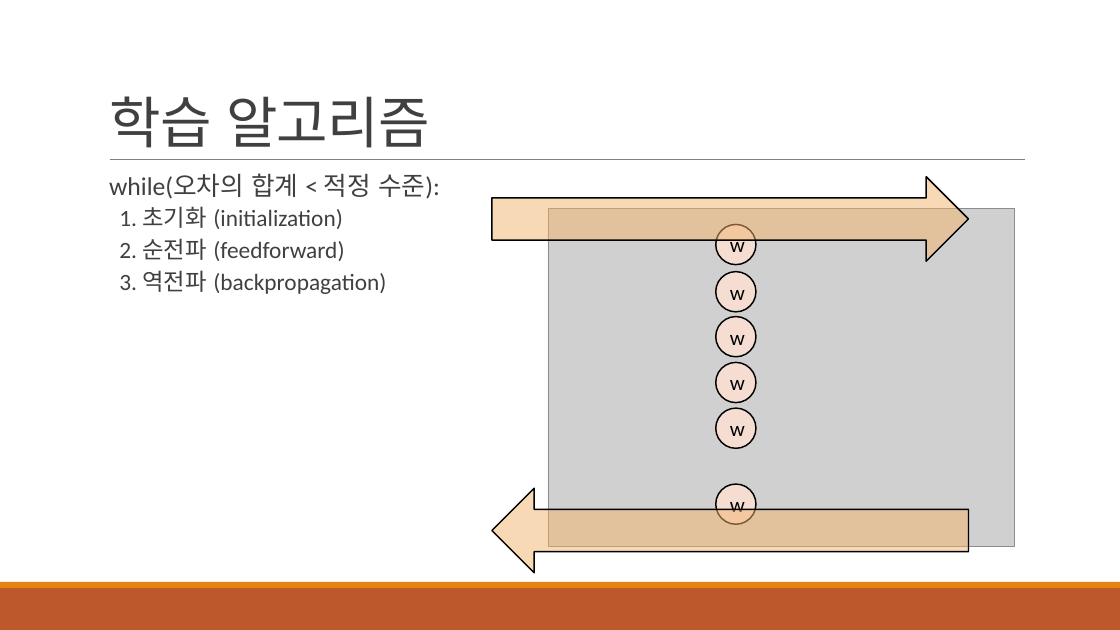
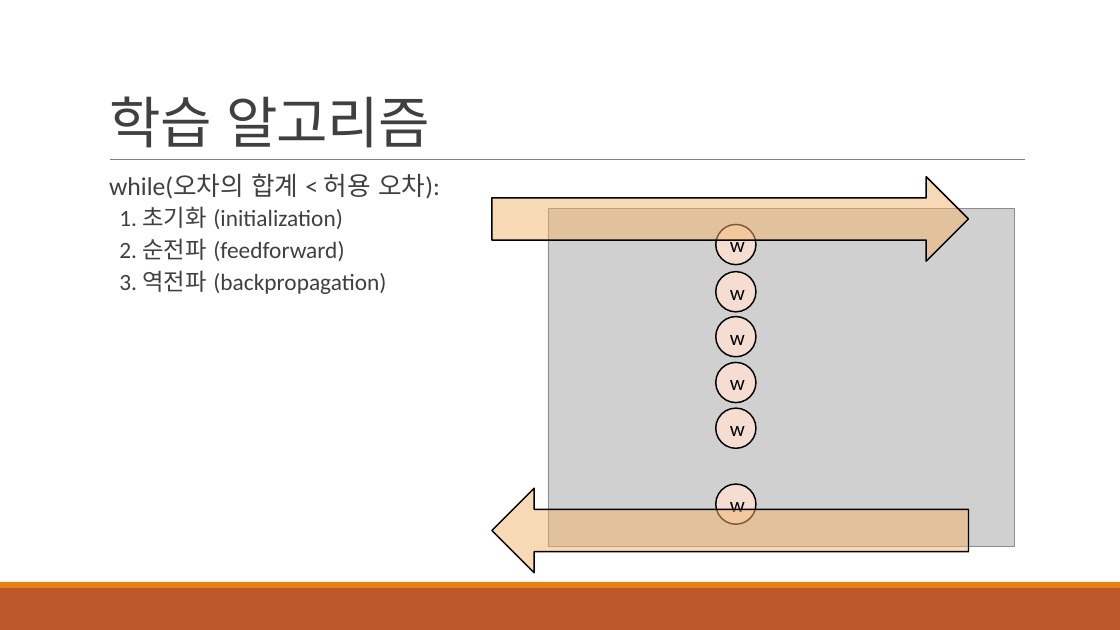
Before and after one commit to HYU-AILAB/ai-seminar, a slide deck: slide 13 of 01. MLP & FFNN/MLP_FFNN_김병조.pptx (slide 14 before the commit). Drawn at 1120x630 pixels with LibreOffice and Linux fonts; fonts in the diff are those of the drawing; grey boxes stand for pictures. Boxes give left, top, right and bottom in pixels: in the first picture for what was removed or moved away, otherwise in the second. Text is boxed around its words. In the diff, an @@ line names an element or a change of style, - is before the commit and + after.

```diff
--- a/01. MLP & FFNN/MLP_FFNN_김병조.pptx
+++ b/01. MLP & FFNN/MLP_FFNN_김병조.pptx
@@ text at (109,173,440,199): text changed @@
-  while(오차의 합계 < 적정 수준):
+  while(오차의 합계 < 허용 오차):
```
Also in this commit, not shown: 5 other slides changed, 7 slides added, 2 slides removed.
